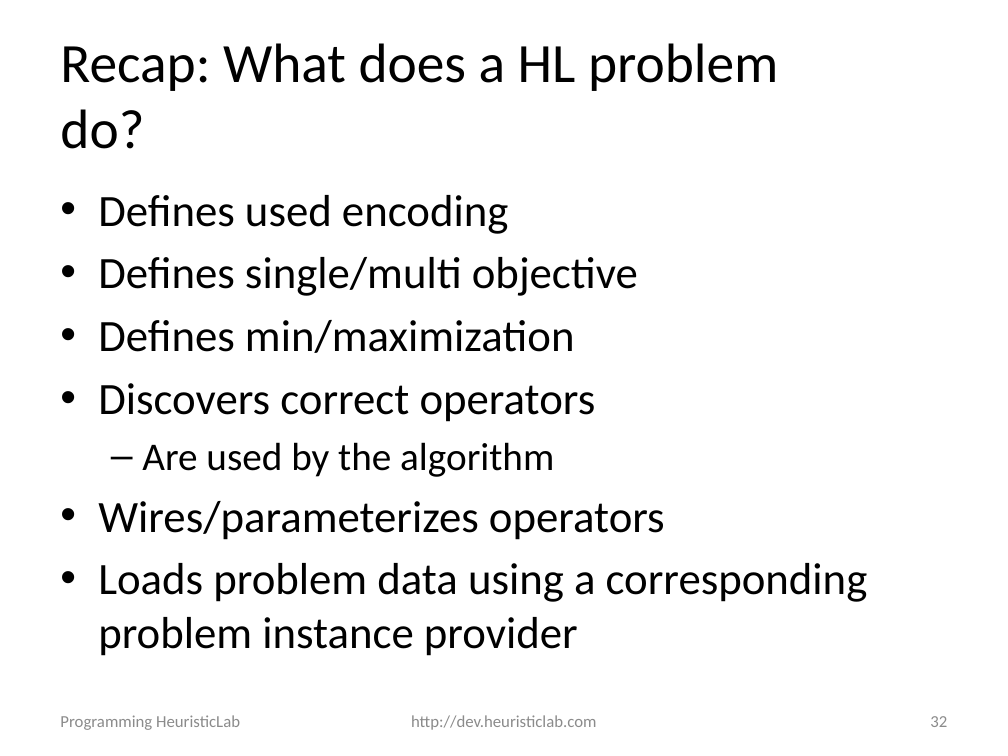
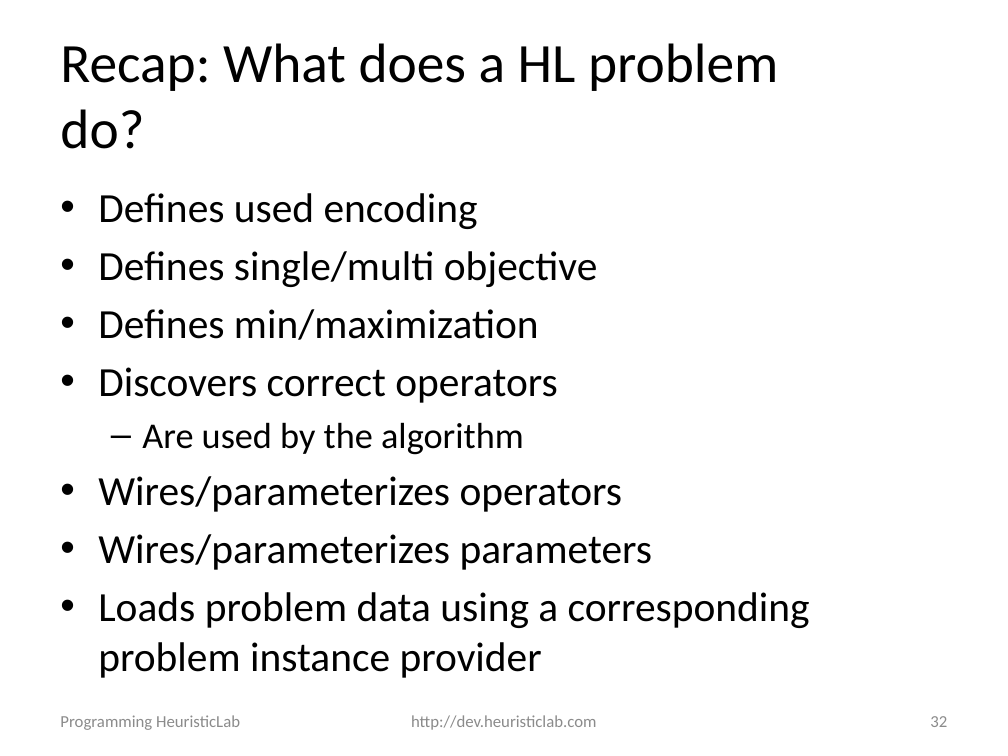
Before and after one commit to heal-research/HeuristicLab, a slide deck: slide 32 of documentation/Tutorials/Programming HeuristicLab - Algorithms and Problems.pptx. Drawn at 1008x756 pixels with LibreOffice and Linux fonts; fonts in the diff are those of the drawing; background and template pictures are left out. Boxes give left, top, right and bottom in pixels: in the first picture for what was removed or moved away, otherwise in the second. Text is boxed around its words. In the diff, an @@ line names an element or a change of style, - is before the commit and + after.

Commit message:
updated programming slides

```diff
--- a/documentation/Tutorials/Programming HeuristicLab - Algorithms and Problems.pptx
+++ b/documentation/Tutorials/Programming HeuristicLab - Algorithms and Problems.pptx
@@ text at [98, 193, 810, 678]: size 32 to 29.6 pt in "Defines used encoding", "Defines single/multi objective", "Defines min/maximization", "Discovers correct operators" and 2 more places; size 28 to 25.9 pt in "Are used by the algorithm" @@
@@ text at [98, 534, 653, 570]: paragraph added @@
+• Wires/parameterizes parameters
```
Also in this commit, not shown: 1 other file.
